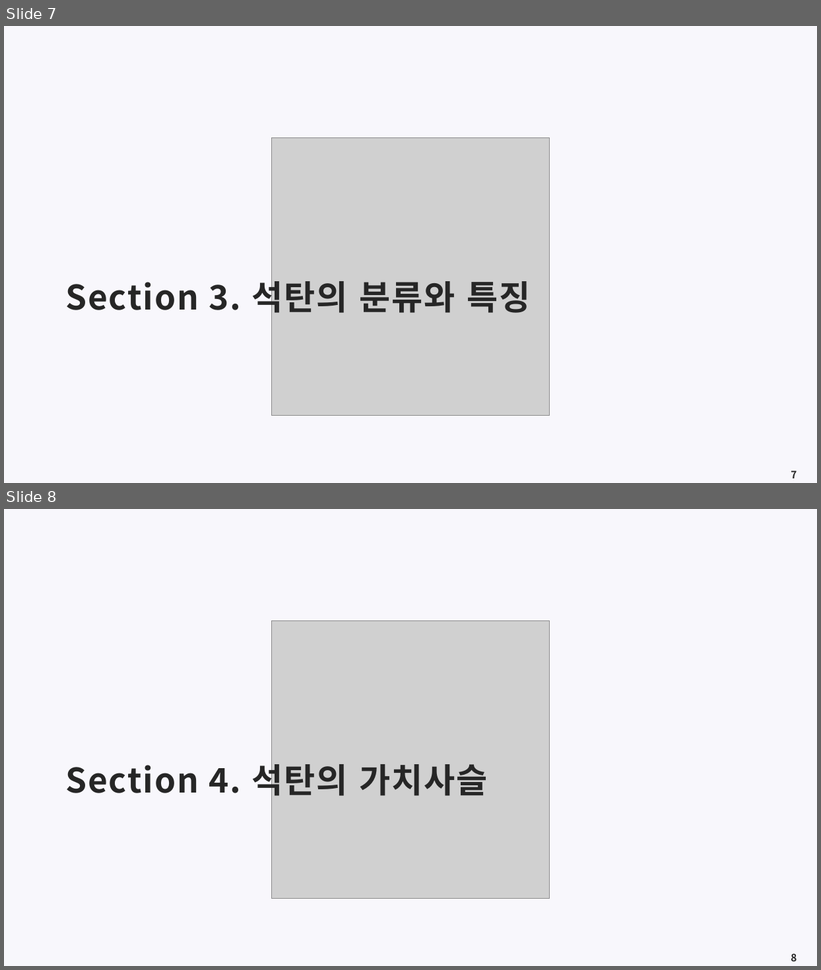
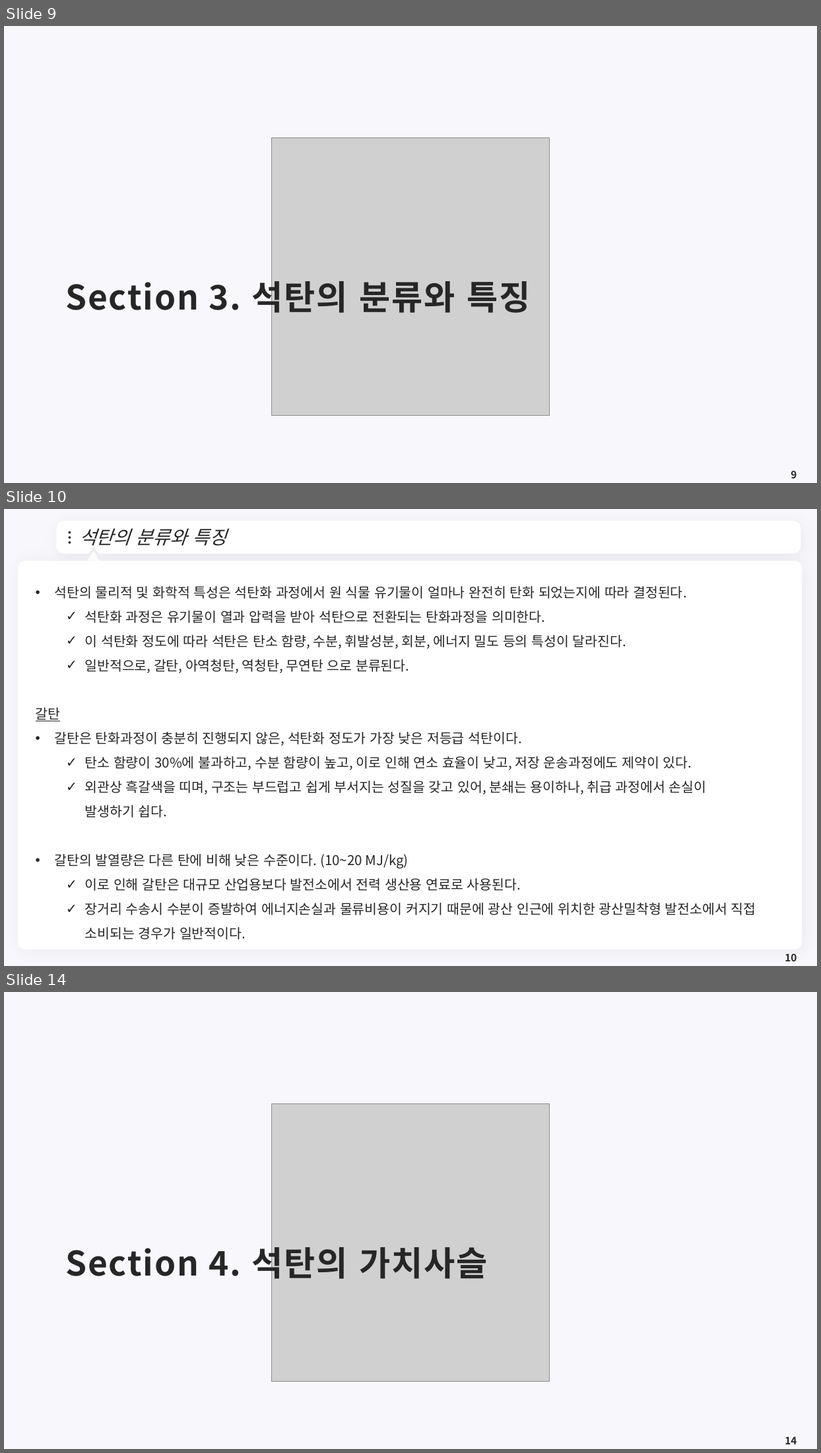
Before and after one commit to meandthey/Teaching, a slide deck: 에너지경제학/자원에너지경제학_Chapter_4 (석탄).pptx. Shown one above the other, each under a label of ours: slides 7 and 8 before the commit, slides 9, 10 and 14 after it; the slides between them are not shown. The pictures are 821x970 and 821x1453 pixels, drawn with LibreOffice and Linux fonts; fonts in the diff are those of the drawing; grey boxes stand for pictures; background and template pictures are left out. Boxes give left, top, right and bottom in pixels: in the first picture for what was removed or moved away, otherwise in the second. Text is boxed around its words. In the diff, an @@ line names an element or a change of style, - is before the commit and + after.

```diff
--- a/에너지경제학/자원에너지경제학_Chapter_4 (석탄).pptx
+++ b/에너지경제학/자원에너지경제학_Chapter_4 (석탄).pptx
@@ slide 10 added at bbox=[4, 509, 817, 966], background #F8F7FC @@
@@ freeform shape added at bbox=[59, 524, 798, 551], fill #FFFFFF, outline #FFFFFF 7.25 pt @@
@@ title added at bbox=[79, 528, 226, 546], 22 pt, text #262626, italic @@
+석탄의 분류와 특징
@@ ellipse added at bbox=[69, 531, 71, 534], fill #262626 @@
@@ ellipse added at bbox=[69, 537, 71, 539], fill #262626 @@
@@ ellipse added at bbox=[69, 541, 71, 544], fill #262626 @@
@@ freeform shape added at bbox=[781, 533, 789, 543], fill #FFFFFF @@
@@ rounded rectangle added at bbox=[18, 561, 803, 950], fill #FFFFFF @@
@@ triangle added at bbox=[86, 553, 100, 566], fill #FFFFFF, outline #FFFFFF 3.75 pt @@
@@ text added at bbox=[36, 586, 756, 940], 16 pt, text #262626 @@
+• 석탄의 물리적 및 화학적 특성은 석탄화 과정에서 원 식물 유기물이 얼마나 완전히 탄화 되었는지에 따라 결정된다.
+  ✓ 석탄화 과정은 유기물이 열과 압력을 받아 석탄으로 전환되는 탄화과정을 의미한다.
+  ✓ 이 석탄화 정도에 따라 석탄은 탄소 함량, 수분, 휘발성분, 회분, 에너지 밀도 등의 특성이 달라진다.
+  ✓ 일반적으로, 갈탄, 아역청탄, 역청탄, 무연탄 으로 분류된다.
+갈탄
+• 갈탄은 탄화과정이 충분히 진행되지 않은, 석탄화 정도가 가장 낮은 저등급 석탄이다.
+  ✓ 탄소 함량이 30%에 불과하고, 수분 함량이 높고, 이로 인해 연소 효율이 낮고, 저장 운송과정에도 제약이 있다.
+  ✓ 외관상 흑갈색을 띠며, 구조는 부드럽고 쉽게 부서지는 성질을 갖고 있어, 분쇄는 용이하나, 취급 과정에서 손실이 발생하기 쉽다.
+• 갈탄의 발열량은 다른 탄에 비해 낮은 수준이다. (10~20 MJ/kg)
+  ✓ 이로 인해 갈탄은 대규모 산업용보다 발전소에서 전력 생산용 연료로 사용된다.
+  ✓ 장거리 수송시 수분이 증발하여 에너지손실과 물류비용이 커지기 때문에 광산 인근에 위치한 광산밀착형 발전소에서 직접 소비되는 경우가 일반적이다.
@@ page number added at bbox=[785, 954, 797, 962], 12 pt, text #262626, bold @@
+10
@@ what was slide 7 is now slide 9 @@
@@ page number at bbox=[791, 471, 797, 479]: text changed @@
-7
+9
@@ what was slide 8 is now slide 14 @@
@@ page number at bbox=[785, 1437, 797, 1445]: text changed @@
-8
+14
```
Also in this commit, not shown: 5 other slides added.
